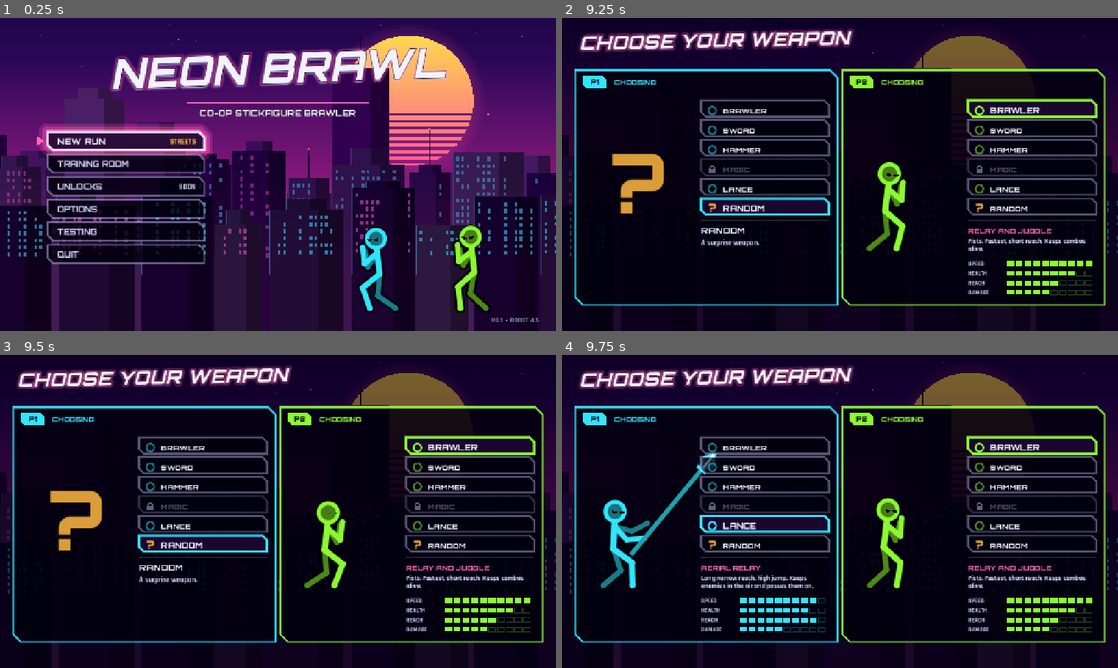
Above: before the commit, frames 1-4 (two rows, left to right).
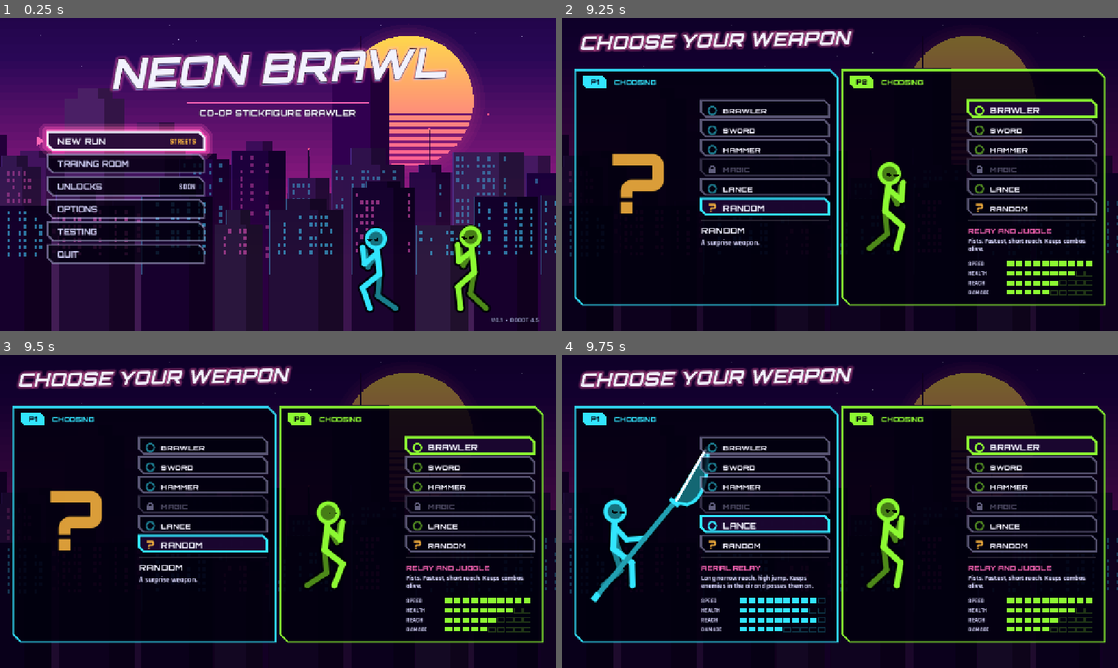
Above: after the commit, the same moments.

Repository: LaMaSi/Multiplayer-fighting-roguelike
Game: Godot game, scene res://scenes/main_menu.tscn
The game is run twice, just before and just after one commit, with the same random seed, the same clock (stepped at 60 frames per second) and the same inputs.
Inputs (mouse positions are in pixels of both pictures, inside the frame that each line leads up to):
- Up to frame 1 (0.25 s): no input
- Up to frame 2 (9.25 s): tap Enter at 0.5 s; move the mouse to (962, 158) at 0.52 s; hold D 0.53-1.25 s; tap F at 0.6, 6.6 s; click (962, 158) at 0.67 s; tap Space at 0.77, 3.77, 6.77 s; drag from (728, 190) to (812, 237) at 1.27 s; move the mouse to (895, 105) at 2.02 s; hold D 2.03-2.75 s; tap H at 2.1, 8.1 s; drag from (812, 237) to (673, 127) at 2.77 s; move the mouse to (1006, 221) at 3.52 s; hold A 3.53-4.25 s; tap V at 3.6 s; drag from (673, 127) to (756, 96) at 4.27 s; move the mouse to (867, 174) at 5.02 s; hold S 5.03-5.75 s; tap E at 5.1 s; click (867, 174) at 5.17 s; drag from (756, 96) to (728, 190) at 5.77 s; move the mouse to (962, 158) at 6.52 s; hold W 6.53-7.25 s; drag from (728, 190) to (812, 237) at 7.27 s; move the mouse to (895, 105) at 8.02 s; hold S 8.03-8.75 s; drag from (812, 237) to (673, 127) at 8.77 s
- Up to frame 3 (9.5 s): no input
- Up to frame 4 (9.75 s): move the mouse to (1006, 558) at 9.52 s; hold W from 9.53 s (still down); tap V at 9.6 s; click (1006, 558) at 9.67 s

Frames 1-3 are identical in both runs. In frame 4, 1.0% of the frame differs, in the area x 5-28%, y 29-80%.

Commit message:
Redraw the Lance as a two-handed glaive
The old spear was held at the very end of the pole with a tiny head. The weapon
is now a pole gripped mid-shaft with both hands (the rear arm is solved onto the
pole with two-bone IK in every pose) and a curved single-edge blade covering the
last third. The reach in front of the front hand is unchanged, so the authored
hitboxes still match. Docs note the proposed (unbuilt) tip mechanic.

Co-Authored-By: Claude Sonnet 5.5 <noreply@anthropic.com>
Claude-Session: https://claude.ai/code/session_01C2WewnnL4suv7WtgAXD4Hv

Diff:
--- a/scripts/fighter/stick_figure.gd
+++ b/scripts/fighter/stick_figure.gd
@@ -202,6 +202,14 @@
 	var arm_f_b := _v(ua_f + float(p["la_f"]), LARM * rc_f * arm_scale)
 	var arm_b_a := _v(ua_b, UARM * rc_b * arm_scale)
 	var arm_b_b := _v(ua_b + float(p["la_b"]), LARM * rc_b * arm_scale)
+	if weapon == "lance":
+		# two-handed grip: the rear hand is solved onto the shaft, a hand-gap behind the front hand
+		var fd_l := arm_f_b.normalized() if arm_f_b.length() > 0.5 else Vector2.RIGHT
+		var wd_l := fd_l.rotated(float(p["wp_rot"]))
+		var grip := shoulder + arm_f_a + arm_f_b - wd_l * (LANCE_GRIP_GAP * weapon_scale)
+		var ik := _arm_ik(shoulder, grip, UARM * rc_b * arm_scale, LARM * rc_b * arm_scale)
+		arm_b_a = ik[0]
+		arm_b_b = ik[1]
 	if not halo:
 		head_pos = head_c
 		hand_f_pos = shoulder + arm_f_a + arm_f_b
@@ -249,6 +257,25 @@
 		_draw_weapon(halo, shoulder + arm_f_a, shoulder + arm_f_a + arm_f_b, shoulder + arm_b_a + arm_b_b, col_f)
 
 
+const LANCE_GRIP_GAP := 36.0  ## distance between the two hands on the glaive shaft
+const LANCE_FORE := 104.0  ## shaft + blade in front of the front hand (the reach every Lance hitbox was authored for)
+const LANCE_BUTT := 74.0  ## shaft behind the front hand
+const LANCE_BLADE := 60.0  ## the curved blade is the last part of the forward length
+
+
+## Two-bone arm IK: returns [upper arm vector, forearm vector] so the hand lands on `target` (clamped to the arm's
+## reach). The elbow bends downwards.
+static func _arm_ik(origin: Vector2, target: Vector2, l1: float, l2: float) -> Array:
+	var to := target - origin
+	var dir := to.normalized() if to.length() > 0.001 else Vector2.DOWN
+	var d := clampf(to.length(), absf(l1 - l2) + 1.0, l1 + l2 - 0.5)
+	var a := acos(clampf((l1 * l1 + d * d - l2 * l2) / (2.0 * l1 * d), -1.0, 1.0))
+	var e1 := dir.rotated(a) * l1
+	var e2 := dir.rotated(-a) * l1
+	var e := e1 if e1.y > e2.y else e2
+	return [e, dir * d - e]
+
+
 ## Weapons are drawn from the hands, so every move's arm keyframes move the weapon with them.
 ## elbow_f / hand_f = front arm, hand_b = back hand.
 func _draw_weapon(halo: bool, elbow_f: Vector2, hand_f: Vector2, hand_b: Vector2, col: Color) -> void:
@@ -275,23 +302,40 @@
 				draw_polyline(PackedVector2Array([base + n * 4.0, tip, base - n * 4.0]), col, 2.5, true)
 				draw_line(base, tip - wd * 6.0, Color(2.0, 2.0, 2.2), 1.5, true)    # bright edge
 		"lance":
-			# like the sword, the lance runs along the front forearm rotated by wp_rot; the butt sticks out behind the hand
-			var shaft_l := 104.0 * ws * maxf(arm_scale, 1.0)
-			var butt := hand_f - wd * 24.0
-			var tip_l := hand_f + wd * shaft_l
+			# a glaive: a long pole held in both hands, mid-shaft, with a curved single-edge blade making up the last
+			# third of the weapon. The axis is the front forearm rotated by wp_rot, like the sword.
+			var k := ws * maxf(arm_scale, 1.0)
+			var butt := hand_f - wd * (LANCE_BUTT * k)
+			var tip_l := hand_f + wd * (LANCE_FORE * k)
+			var blade_len := LANCE_BLADE * k
+			var head_b := tip_l - wd * blade_len
+			var bw := 15.0 * k  # widest point of the blade
+			var edge := PackedVector2Array()
+			var spine := PackedVector2Array()
+			for i in range(0, 11):
+				var t := float(i) / 10.0
+				var along := head_b + wd * (blade_len * t)
+				var sweep := -n * (9.0 * k * t * t)  # the blade curves back towards the spine
+				edge.append(along + sweep + n * (bw * pow(maxf(sin(PI * pow(t, 0.62)), 0.0), 0.9)))
+				spine.append(along + sweep - n * (bw * 0.16 * sin(PI * t)))
+			var outline := PackedVector2Array()
+			outline.append_array(edge)
+			for i in range(spine.size() - 1, -1, -1):
+				outline.append(spine[i])
 			if not halo:
-				weapon_tip = tip_l
-			var head_b := tip_l - wd * 24.0  # where the leaf-shaped head starts
-			var head_pts := PackedVector2Array([head_b, head_b + wd * 11.0 + n * 7.0 * ws, tip_l, head_b + wd * 11.0 - n * 7.0 * ws])
+				weapon_tip = tip_l - n * (9.0 * k)
 			if halo:
-				draw_line(butt, tip_l, dark, 9.0 * ws)
-				draw_colored_polygon(head_pts, dark)
+				draw_line(butt, head_b, dark, 9.0 * ws)
+				draw_colored_polygon(outline, dark)
+				draw_polyline(outline, dark, 6.0, true)
 			else:
-				draw_line(butt, head_b + wd * 4.0, col.darkened(0.3), 4.0, true)            # shaft
-				draw_colored_polygon(head_pts, col.darkened(0.55))
-				draw_polyline(PackedVector2Array([head_pts[0], head_pts[1], head_pts[2], head_pts[3], head_pts[0]]), col, 2.5, true)
-				draw_line(head_b, tip_l - wd * 3.0, Color(2.0, 2.0, 2.2), 1.5, true)         # bright edge
-				draw_line(head_b - n * 6.0, head_b + n * 6.0, col, 3.0, true)                # collar
+				draw_line(butt, head_b + wd * 6.0, col.darkened(0.3), 4.5, true)                          # pole
+				draw_line(butt - wd * 2.0, butt + wd * 7.0, col, 6.0, true)                              # butt cap
+				draw_colored_polygon(outline, col.darkened(0.55))
+				draw_polyline(edge, col, 2.5, true)                                                       # cutting edge
+				draw_polyline(spine, col.darkened(0.2), 2.0, true)
+				draw_line(head_b + n * 1.0, tip_l - n * (9.0 * k) - wd * 4.0, Color(2.0, 2.0, 2.2), 1.3, true)  # fuller / gleam
+				draw_line(head_b - n * 6.0, head_b + n * 6.0, col, 3.5, true)                            # collar
 		"hammer":
 			# the hammer angle is absolute in figure space (0 = forward, + = down, -PI/2 = straight up, PI = back)
 			var hd := Vector2.from_angle(float(pose["wp_rot"]))
Not shown, changed: docs/AERIAL.md
